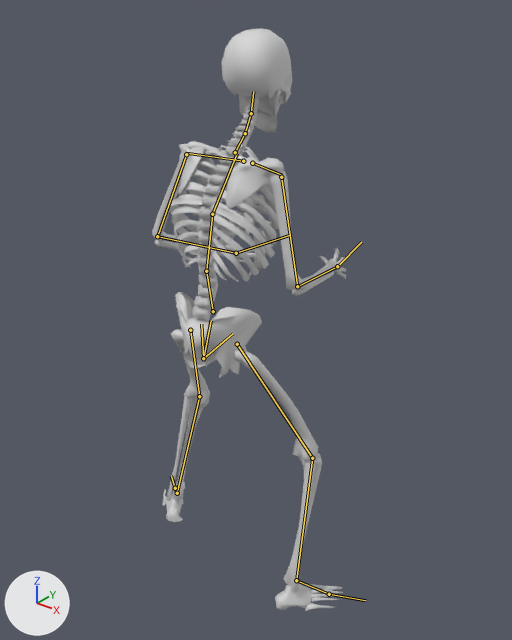
What one commit did to the glTF model 3D BaseFramework/Asset/Models/Character/Enemy/Bone/Bone.gltf.
Rendered twice from a camera (50 mm lens) standing at (2.05, -2.25, 3.06) and looking at (-0.02, 0.34, 1.46). The axes (+X, +Y, +Z) are drawn at lower left. The lights are the same throughout. Both versions are drawn at frame 0 of the action 'IdolTOAttack'; the numbers are the values there. The bones that bend it are drawn over the model as lines.

The first picture shows 'SM_Skeleton_Base'.
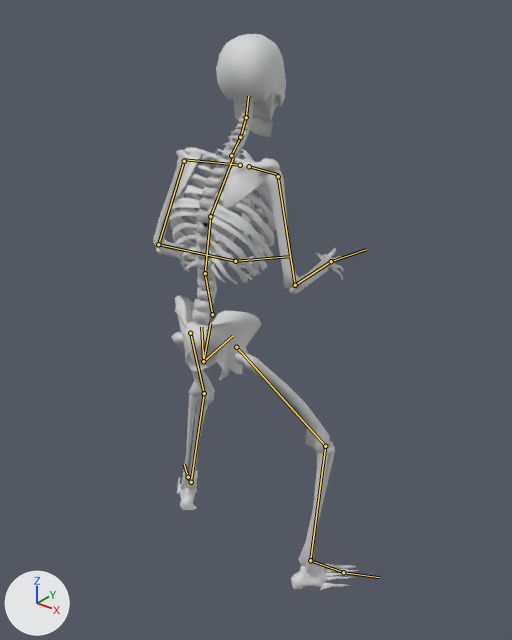
Scene script edits in JSON lines:
```json
{"block": "bone_spine", "where": "bone_spine = bpy.data.objects['metarig'].pose.bones['spine']"}
{"op": "set", "path": "bone_spine.location", "old": "(0.0, -0.098, 0.025)", "new": "(0.0, -0.113, 0.029)"}
{"op": "set", "path": "bone_spine.rotation_quaternion", "old": "(-0.997, -0.077, 0.005, 0.029)", "new": "(-0.997, -0.071, 0.011, 0.033)", "note": "degrees (9, 0, -3) -> degrees (8, -1, -4)"}
{"block": "bone_spine_001", "where": "bone_spine_001 = bpy.data.objects['metarig'].pose.bones['spine.001']  # child of 'spine'"}
{"op": "set", "path": "bone_spine_001.rotation_quaternion", "old": "(1.0, 0.021, -0.011, 0.015)", "new": "(1.0, 0.028, -0.009, 0.009)", "note": "degrees (2, -1, 2) -> degrees (3, -1, 1)"}
{"block": "bone_spine_002", "where": "bone_spine_002 = bpy.data.objects['metarig'].pose.bones['spine.002']  # child of 'spine.001'"}
{"op": "set", "path": "bone_spine_002.rotation_quaternion", "old": "(0.998, 0.065, -0.012, 0.011)", "new": "(0.997, 0.072, -0.011, 0.004)", "note": "degrees (7, -2, 1) -> degrees (8, -1, 0)"}
{"block": "bone_spine_003", "where": "bone_spine_003 = bpy.data.objects['metarig'].pose.bones['spine.003']  # child of 'spine.002'"}
{"op": "set", "path": "bone_spine_003.rotation_quaternion", "old": "(0.998, 0.065, -0.008, 0.014)", "new": "(0.997, 0.072, -0.009, 0.006)", "note": "degrees (7, -1, 1) -> degrees (8, -1, 1)"}
{"block": "bone_upper_arm_l", "where": "bone_upper_arm_l = bpy.data.objects['metarig'].pose.bones['upper_arm.L']  # child of 'shoulder.L'"}
{"op": "set", "path": "bone_upper_arm_l.rotation_quaternion", "old": "(0.978, 0.155, 0.11, -0.091)", "new": "(0.977, 0.169, 0.093, -0.092)", "note": "degrees (17, 14, -9) -> degrees (19, 12, -9)"}
{"block": "bone_forearm_l", "where": "bone_forearm_l = bpy.data.objects['metarig'].pose.bones['forearm.L']  # child of 'upper_arm.L'"}
{"op": "set", "path": "bone_forearm_l.rotation_quaternion", "old": "(0.83, 0.558, -0.027, -0.012)", "new": "(0.842, 0.538, -0.026, -0.013)", "note": "degrees (68, -2, -3) -> degrees (65, -2, -3)"}
{"block": "bone_hand_l", "where": "bone_hand_l = bpy.data.objects['metarig'].pose.bones['hand.L']  # child of 'forearm.L'"}
{"op": "set", "path": "bone_hand_l.rotation_quaternion", "old": "(0.931, 0.189, 0.159, 0.268)", "new": "(0.954, 0.131, 0.158, 0.219)", "note": "degrees (26, 11, 35) -> degrees (19, 14, 28)"}
{"block": "bone_upper_arm_r", "where": "bone_upper_arm_r = bpy.data.objects['metarig'].pose.bones['upper_arm.R']  # child of 'shoulder.R'"}
{"op": "set", "path": "bone_upper_arm_r.rotation_quaternion", "old": "(0.968, 0.19, -0.045, 0.159)", "new": "(0.96, 0.211, -0.059, 0.173)", "note": "degrees (21, -8, 17) -> degrees (23, -11, 18)"}
{"block": "bone_forearm_r", "where": "bone_forearm_r = bpy.data.objects['metarig'].pose.bones['forearm.R']  # child of 'upper_arm.R'"}
{"op": "set", "path": "bone_forearm_r.rotation_quaternion", "old": "(0.81, 0.586, 0.028, 0.01)", "new": "(0.798, 0.602, 0.029, 0.009)", "note": "degrees (72, 2, 3) -> degrees (74, 2, 3)"}
{"block": "bone_hand_r", "where": "bone_hand_r = bpy.data.objects['metarig'].pose.bones['hand.R']  # child of 'forearm.R'"}
{"op": "set", "path": "bone_hand_r.rotation_quaternion", "old": "(0.962, 0.157, -0.221, -0.017)", "new": "(0.968, 0.062, -0.224, -0.09)", "note": "degrees (20, -25, -6) -> degrees (10, -25, -13)"}
{"block": "bone_thigh_l", "where": "bone_thigh_l = bpy.data.objects['metarig'].pose.bones['thigh.L']  # child of 'spine'"}
{"op": "set", "path": "bone_thigh_l.rotation_quaternion", "old": "(0.916, -0.342, -0.169, -0.127)", "new": "(0.907, -0.361, -0.173, -0.128)", "note": "degrees (-39, -23, -7) -> degrees (-42, -24, -7)"}
{"block": "bone_shin_l", "where": "bone_shin_l = bpy.data.objects['metarig'].pose.bones['shin.L']  # child of 'thigh.L'"}
{"op": "set", "path": "bone_shin_l.rotation_quaternion", "old": "(0.919, 0.386, -0.063, -0.038)", "new": "(0.937, 0.341, -0.067, -0.031)", "note": "degrees (46, -5, -7) -> degrees (40, -6, -6)"}
{"block": "bone_foot_l", "where": "bone_foot_l = bpy.data.objects['metarig'].pose.bones['foot.L']  # child of 'shin.L'"}
{"op": "set", "path": "bone_foot_l.rotation_quaternion", "old": "(0.985, -0.049, -0.149, 0.069)", "new": "(0.995, -0.002, -0.093, 0.044)", "note": "degrees (-7, -17, 9) -> degrees (-1, -11, 5)"}
{"block": "bone_thigh_r", "where": "bone_thigh_r = bpy.data.objects['metarig'].pose.bones['thigh.R']  # child of 'spine'"}
{"op": "set", "path": "bone_thigh_r.rotation_quaternion", "old": "(0.943, -0.291, 0.152, 0.058)", "new": "(0.923, -0.345, 0.161, 0.06)", "note": "degrees (-34, 19, 1) -> degrees (-41, 20, 0)"}
{"block": "bone_shin_r", "where": "bone_shin_r = bpy.data.objects['metarig'].pose.bones['shin.R']  # child of 'thigh.R'"}
{"op": "set", "path": "bone_shin_r.rotation_quaternion", "old": "(0.917, 0.389, 0.077, 0.043)", "new": "(0.907, 0.414, 0.081, 0.011)", "note": "degrees (46, 6, 8) -> degrees (49, 8, 5)"}
{"block": "bone_foot_r", "where": "bone_foot_r = bpy.data.objects['metarig'].pose.bones['foot.R']  # child of 'shin.R'"}
{"op": "set", "path": "bone_foot_r.rotation_quaternion", "old": "(0.983, -0.094, 0.145, -0.061)", "new": "(0.989, -0.107, 0.095, -0.031)", "note": "degrees (-12, 16, -9) -> degrees (-13, 10, -5)"}
```

Pixel boxes (x1, y1, x2, y2) of what changed, in the pictures (512 x 640 px):
```json
{"object": "SM_Skeleton_Base", "change": "posed", "before": [152, 28, 346, 611], "after": [153, 34, 358, 590]}
{"bone": "spine", "before": "(203, 358) to (211, 320)", "after": "(203, 361) to (210, 323)"}
{"bone": "spine.001", "before": "(213, 311) to (206, 271)", "after": "(212, 314) to (205, 273)"}
{"bone": "spine.002", "before": "(206, 271) to (212, 214)", "after": "(205, 273) to (210, 216)"}
{"bone": "spine.003", "before": "(212, 214) to (237, 153)", "after": "(210, 216) to (233, 157)"}
{"bone": "upper_arm.L", "before": "(186, 154) to (157, 236)", "after": "(184, 161) to (158, 244)"}
{"bone": "forearm.L", "before": "(157, 236) to (236, 253)", "after": "(158, 244) to (235, 261)"}
{"bone": "hand.L", "before": "(236, 253) to (290, 235)", "after": "(235, 261) to (289, 256)"}
{"bone": "upper_arm.R", "before": "(281, 177) to (297, 286)", "after": "(278, 176) to (295, 285)"}
{"bone": "forearm.R", "before": "(297, 286) to (337, 266)", "after": "(295, 285) to (331, 261)"}
{"bone": "hand.R", "before": "(337, 266) to (361, 242)", "after": "(331, 261) to (366, 249)"}
{"bone": "thigh.L", "before": "(190, 330) to (199, 396)", "after": "(190, 333) to (204, 393)"}
{"bone": "shin.L", "before": "(199, 396) to (177, 493)", "after": "(204, 393) to (191, 482)"}
{"bone": "foot.L", "before": "(177, 493) to (175, 488)", "after": "(191, 482) to (188, 477)"}
{"bone": "thigh.R", "before": "(237, 344) to (312, 458)", "after": "(236, 347) to (325, 446)"}
{"bone": "shin.R", "before": "(312, 458) to (296, 580)", "after": "(325, 446) to (310, 560)"}
{"bone": "foot.R", "before": "(296, 580) to (329, 594)", "after": "(310, 560) to (343, 572)"}
```
